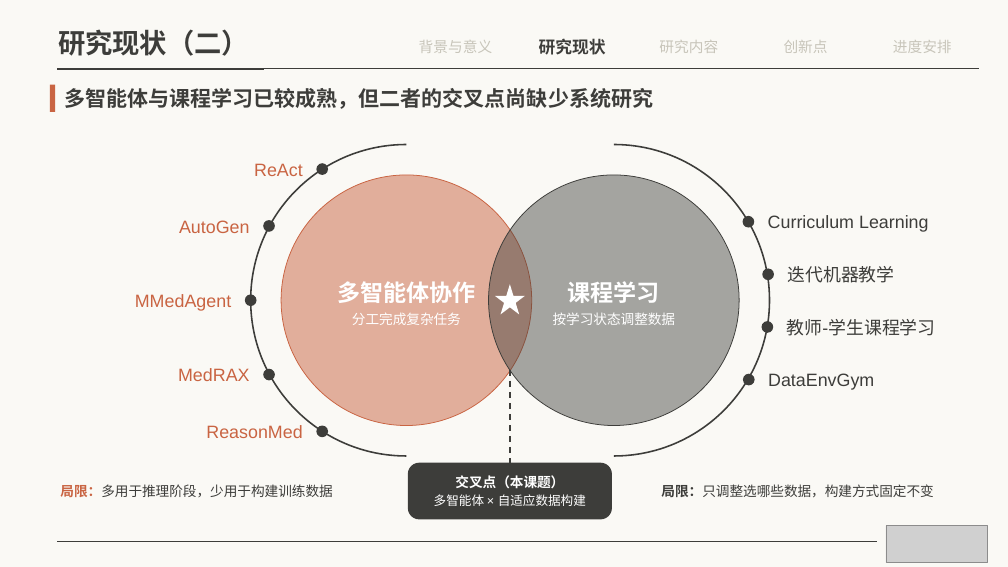
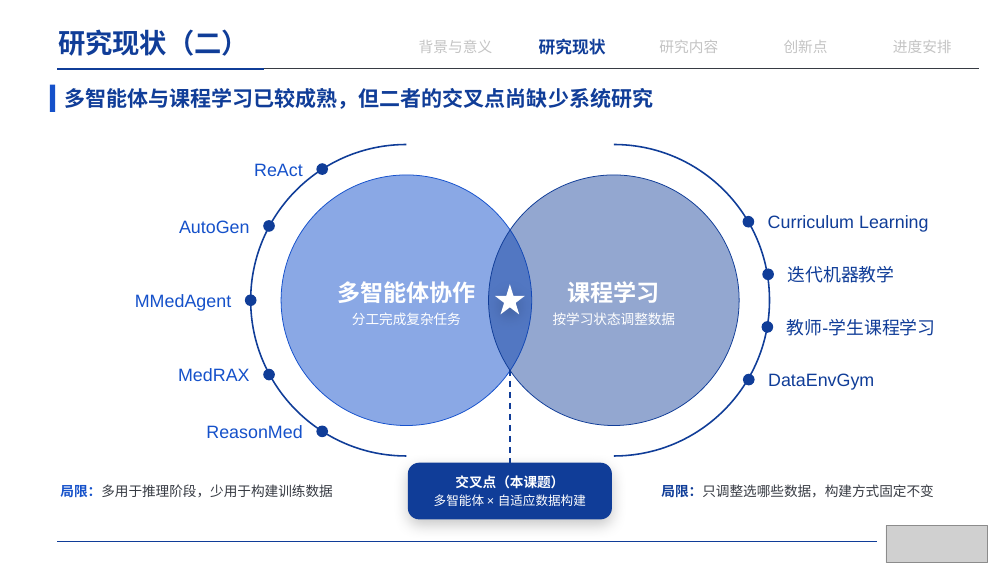
Before and after one commit to irving-2222/Graduation-Thesis, a slide deck: slide 10 of 开题答辩.pptx. Drawn at 1008x567 pixels with LibreOffice and Linux fonts; fonts in the diff are those of the drawing; grey boxes stand for pictures. Boxes give left, top, right and bottom in pixels: in the first picture for what was removed or moved away, otherwise in the second. Text is boxed around its words. In the diff, an @@ line names an element or a change of style, - is before the commit and + after.

```diff
--- a/开题答辩.pptx
+++ b/开题答辩.pptx
@@ background #FAF9F5 to #FFFFFF @@
@@ text "研究现状（二）" at [58,29,249,56]: font TeX Gyre Schola to Arial, text colour #3D3D3A to #103D98 @@
@@ rectangle at [50,85,55,112]: fill #C96442 to #1551CA @@
@@ line (57, 69) - (979, 69): stroke #3D3D3A 0.5 pt to #373B43 0.5 pt @@
@@ line (57, 69) - (264, 69): stroke #3D3D3A 1.75 pt to #103D98 1.75 pt @@
@@ text "多智能体与课程学习已较成熟，但二者的交叉点尚缺少系统研究" at [64,88,653,109]: font TeX Gyre Schola to Arial, text colour #3D3D3A to #103D98 @@
@@ freeform shape at [251,144,407,456]: outline #3D3D3A 1.5 pt to #103D98 1.5 pt @@
@@ freeform shape at [614,144,770,456]: outline #3D3D3A 1.5 pt to #103D98 1.5 pt @@
@@ ellipse "多智能体协作" at [281,175,532,425]: fill #C96442 at 50% opacity to #1652CD at 50% opacity; outline #C96442 0.75 pt to #1652CD 0.75 pt @@
@@ ellipse "课程学习" at [488,175,739,425]: fill #3D3D3A at 45% opacity to #103D98 at 45% opacity; outline #3D3D3A 0.75 pt to #103D98 0.75 pt @@
@@ text in ellipse at [337,281,475,303]: font TeX Gyre Schola to Arial in "多智能体协作" @@
@@ star at [495,284,525,315]: shadow on @@
@@ text in ellipse at [568,281,660,303]: font TeX Gyre Schola to Arial in "课程学习" @@
@@ line (510, 370) - (510, 463): stroke #3D3D3A 1.5 pt dashed to #103D98 1.5 pt dashed @@
@@ fill #3D3D3A to #103D98 in 9 elements at [316,163,327,175], [263,220,274,231], [245,294,256,306], [263,369,274,380], [316,426,327,437], [743,216,754,228], [762,268,774,280], [761,321,773,333], [743,374,755,385] @@
@@ text colour #3D3D3A to #103D98 in 5 elements at [539,38,606,55], [768,215,929,232], [787,266,894,283], [787,319,936,336], [768,373,874,390] @@
@@ text colour #C96442 to #1551CA in 5 elements at [254,163,303,176], [179,220,250,233], [135,294,231,311], [178,368,250,381], [206,425,302,438] @@
@@ text "局限：多用于推理阶段，少用于构建训练数据" at [60,484,332,497]: text colour #C96442 to #1551CA, text colour #3D3D3A to #373B43 in "局限：多用于推理阶段，少用于构建训练数据" @@
@@ rounded rectangle "交叉点（本课题）" at [408,463,612,520]: fill #3D3D3A to #103D98; shadow on @@
@@ text "局限：只调整选哪些数据，构建方式固定不变" at [661,484,933,497]: text colour #3D3D3A to #103D98, text colour #3D3D3A to #373B43 in "局限：只调整选哪些数据，构建方式固定不变" @@
@@ line (57, 541) - (876, 541): stroke #3D3D3A 0.5 pt to #103D98 0.5 pt @@
```
Also in this commit, not shown: 21 other slides changed, 1 other file.
